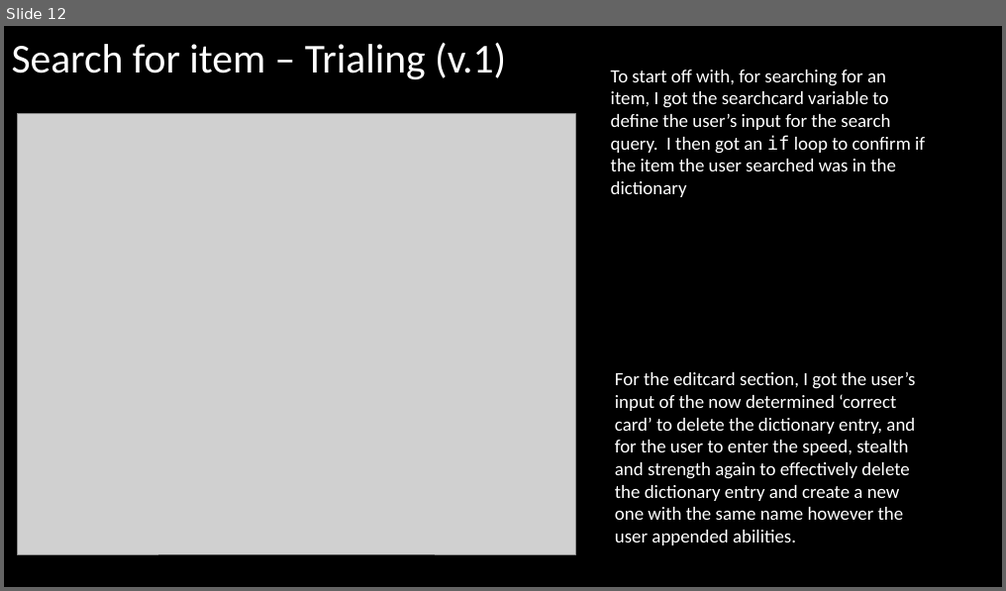
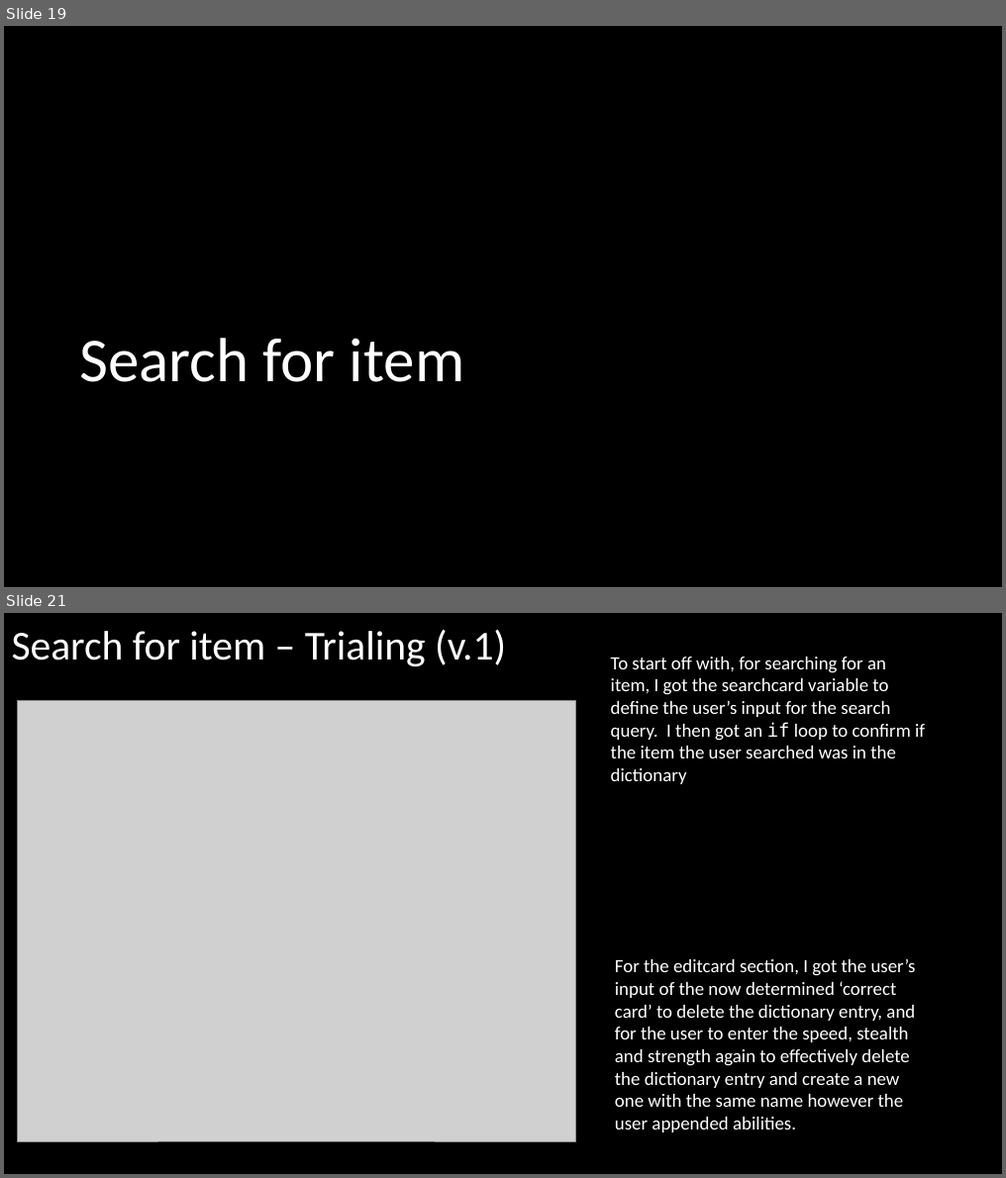
Before and after one commit to Joepapa101/2.7---2.8-Assessment, a slide deck: 2.7 and 2.8 Documentation Template.pptx. Shown one above the other, each under a label of ours: slide 12 before the commit, slides 19 and 21 after it; the slides between them are not shown. The pictures are 1006x591 and 1006x1178 pixels, drawn with LibreOffice and Linux fonts; fonts in the diff are those of the drawing; grey boxes stand for pictures. Boxes give left, top, right and bottom in pixels: in the first picture for what was removed or moved away, otherwise in the second. Text is boxed around its words. In the diff, an @@ line names an element or a change of style, - is before the commit and + after.

```diff
--- a/2.7 and 2.8 Documentation Template.pptx
+++ b/2.7 and 2.8 Documentation Template.pptx
@@ slide 19 added at <box>4,26,1002,587</box>, background #000000 @@
@@ title added at <box>79,338,464,382</box>, 60 pt, text #FFFFFF @@
+Search for item
@@ what was slide 12 is now slide 21 @@
```
Also in this commit, not shown: 5 slides changed, 24 other slides added, 1 slide removed, 10 other files.
